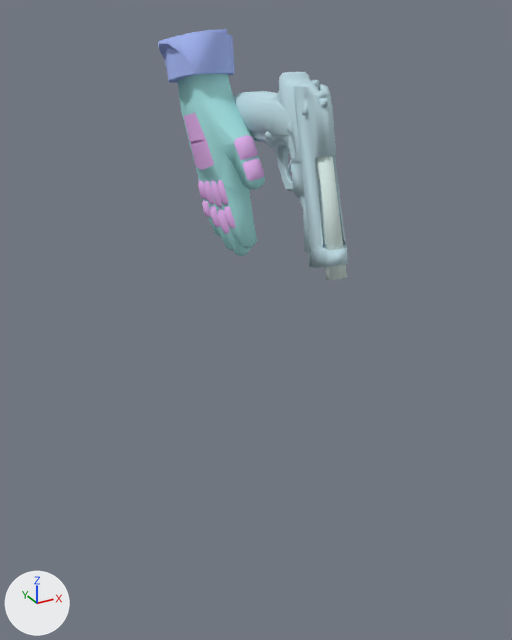
The Blender file models/BlenderFiles/9mmhandgun.blend: old version first, new version second.
The view is the same before and after, from a camera (50 mm lens) standing at (-24.4, -30.2, 41.0) and looking at (-7.2, 1.1, 25.3). Lighting does not change. The marker at lower left points along +X, +Y and +Z.

In view in the first picture: 'v_9mmhandgun_v_beretta_hands_reference', 'v_9mmhandgun_v_beretta_reference'.
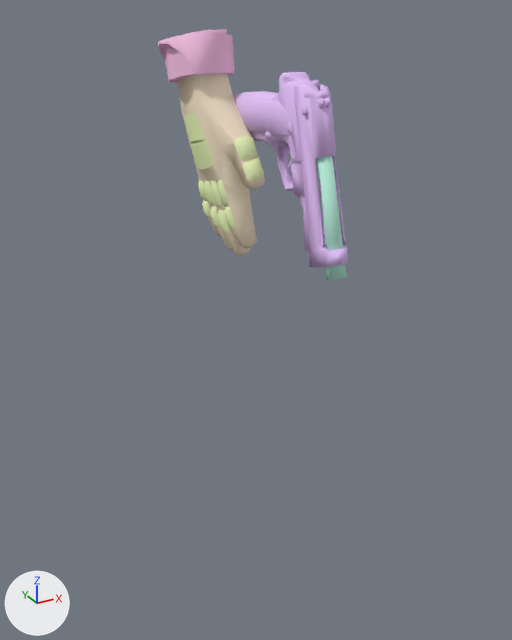
Location of each change, (x1, y1, x2, y2) in pixels of the pictures (512 x 640 px):
'v_9mmhandgun_v_beretta_hands_reference', recoloured: (158, 29, 265, 256) in both
'v_9mmhandgun_v_beretta_reference', recoloured (cyan to purple): (234, 72, 348, 280) in both

What the commit changed:
Material 'gordon_glove_Chrome.bmp' (mat_gordon_glove_chrome_bmp) changes colour from cyan #ace9e9 to beige #f7e6ca; in linear values from (0.411, 0.815, 0.815) to (0.926, 0.795, 0.591).
Material 'gordon_glove.bmp' (mat_gordon_glove_bmp) changes colour from purple #eebaf8 to green #effdbe; in linear values from (0.852, 0.492, 0.937) to (0.861, 0.985, 0.516).
Material 'gordon_sleeve.bmp' (mat_gordon_sleeve_bmp) changes colour from blue #abbdf9 to pink #f7c2e5; in linear values from (0.407, 0.509, 0.944) to (0.933, 0.541, 0.786).
Material 'v_beretta_main.BMP' (mat_v_beretta_main_bmp) changes colour from white #c2dde6 to purple #e6c4fa; in linear values from (0.537, 0.725, 0.791) to (0.793, 0.55, 0.959).
